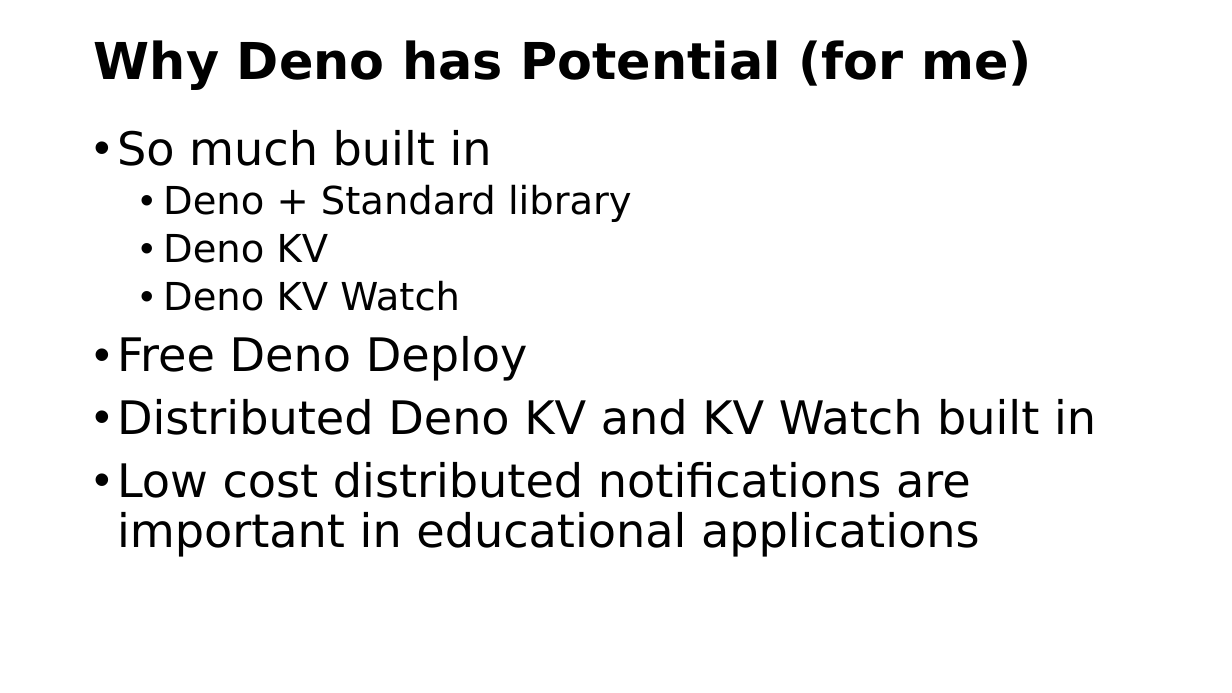
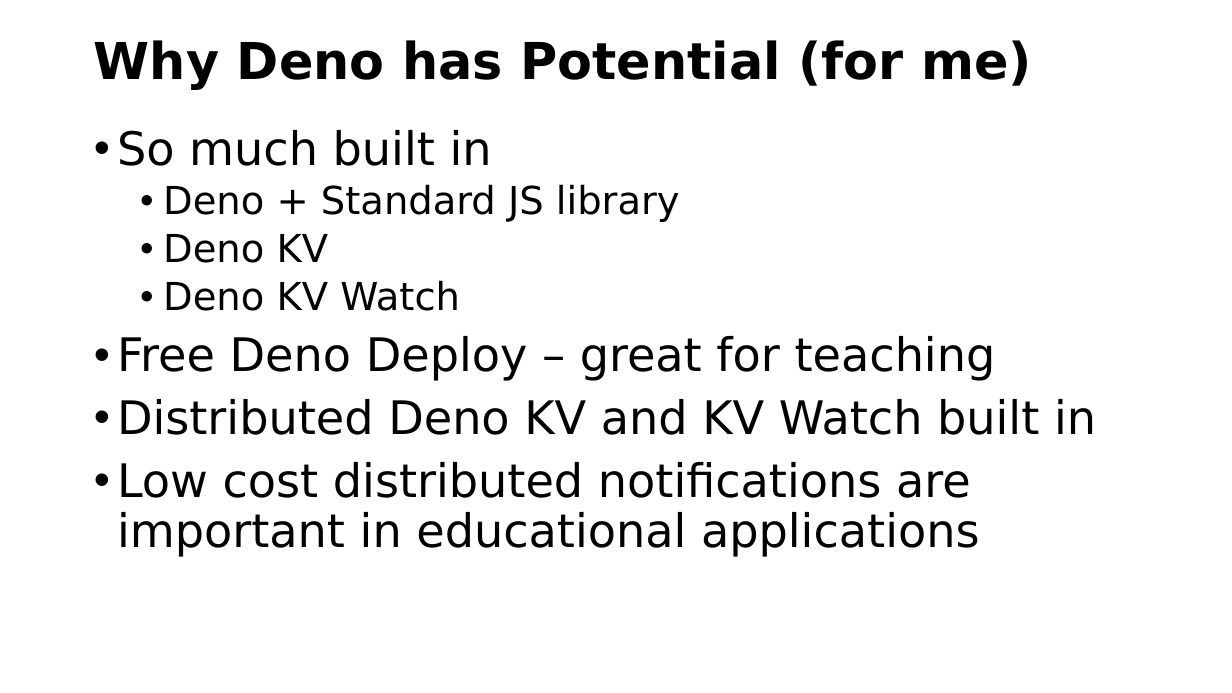
Before and after one commit to csev/pg4e, a slide deck: slide 15 of lectures/07-DenoKV.pptx. Drawn at 1232x693 pixels with LibreOffice and Linux fonts; fonts in the diff are those of the drawing. Boxes give left, top, right and bottom in pixels: in the first picture for what was removed or moved away, otherwise in the second. Text is boxed around its words. In the diff, an @@ line names an element or a change of style, - is before the commit and + after.

```diff
--- a/lectures/07-DenoKV.pptx
+++ b/lectures/07-DenoKV.pptx
@@ text at box(163, 184, 680, 222): text changed @@
-  • Deno + Standard library
+  • Deno + Standard JS library
@@ text at box(117, 336, 996, 381): text changed @@
-• Free Deno Deploy
+• Free Deno Deploy – great for teaching
```
Also in this commit, not shown: 15 other slides changed, 2 slides removed, 1 other file.
